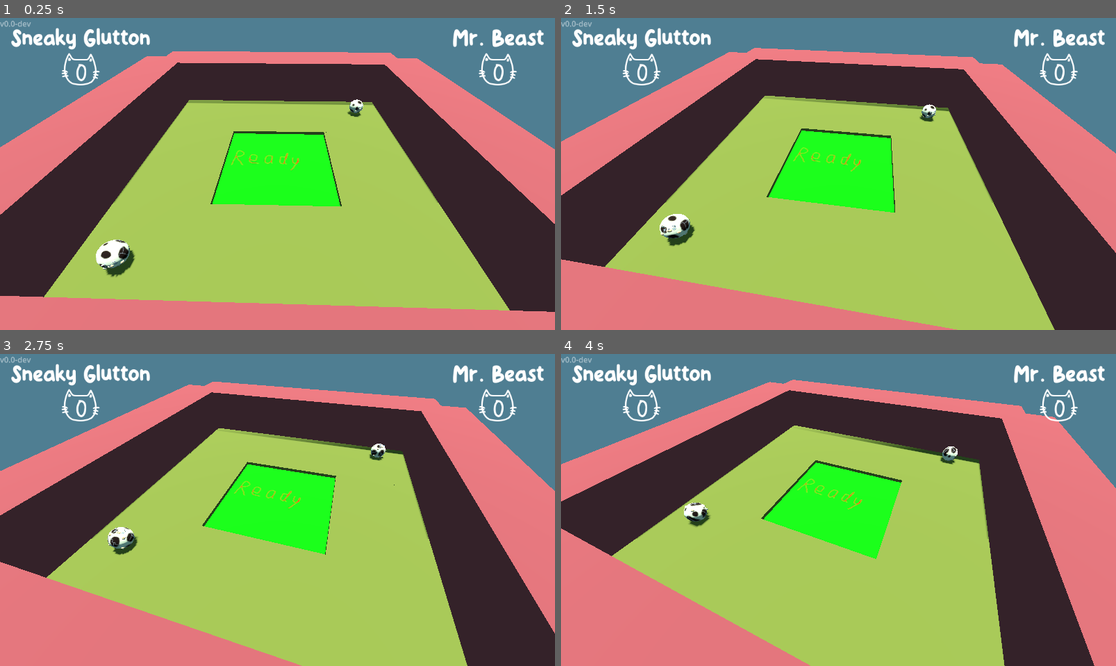
Above: before the commit, frames 1-4 (two rows, left to right).
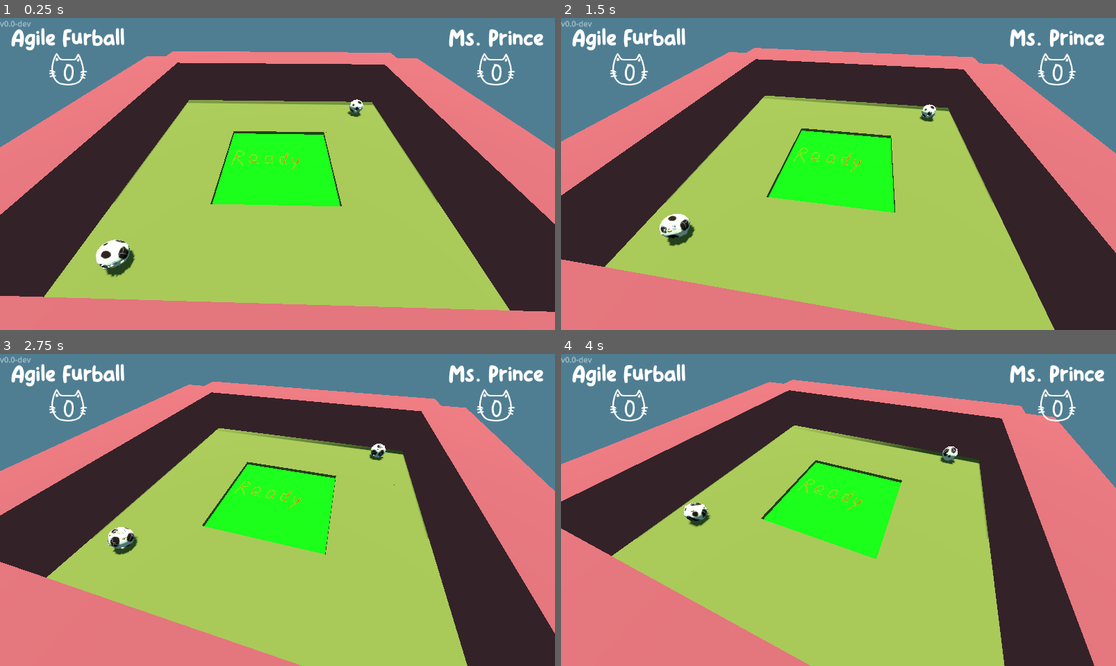
Above: after the commit, the same moments.

Repository: HedgeLizards/ggj24
Game: Godot game, scene res://scenes/main.tscn
Two runs of this game, one before a commit and one after it. Both use one fixed random seed, a clock stepped at 60 frames per second and the inputs below.
Inputs:
- Up to frame 1 (0.25 s): no input
- Up to frame 2 (1.5 s): tap Enter at 0.5 s; tap W (join_0) at 0.6 s; tap Up (join_1) at 1.35 s
- Up to frame 3 (2.75 s): tap Enter at 2.1 s
- Up to frame 4 (4 s): tap W (join_0) at 2.85 s; tap Up (join_1) at 3.6 s

The runs differ from the first frame. In frame 1, 1.9% of the frame differs, in the area x 2-98%, y 3-22%; in frame 2, 1.9%; in frame 3, 1.9%; in frame 4, 1.9%.

Commit message:
Add more cat names and a wetness UI indicator

Diff:
--- a/code/main.gd
+++ b/code/main.gd
@@ -4,7 +4,7 @@
 enum State { LOBBY, PLAYING }
 
 var state: State = State.LOBBY
-var dry_players
+var dry_players = 0
 
 var levels = [
 	preload("res://scenes/levels/dont_fall.tscn"),
--- a/code/ui.gd
+++ b/code/ui.gd
@@ -1,50 +1,12 @@
 extends CanvasLayer
 
-const PREFIXES = [
-	'Agile',
-	'Big',
-	'Bouncing',
-	'Brave',
-	'Bumpy',
-	'Chunky',
-	'Fat',
-	'Mr.',
-	'Mrs.',
-	'Ms.',
-	'Purring',
-	'Smart',
-	'Sneaky',
-	'Sumo',
-	'The',
-	'Zooming',
-]
-
-const SUFFIXES = [
-	'Beast',
-	'Belly',
-	'Cat',
-	'Cathy',
-	'Cutie',
-	'Fluffball',
-	'Glutton',
-	'Kitten',
-	'Kitty',
-	'Meower',
-	'Mittens',
-	'Prince',
-	'Princess',
-	'Puss',
-	'Pussy',
-	'Roller',
-]
-
-@onready var v_box_containers = [$Player1, $Player2, $Player3, $Player4]
+@onready var players = [$Player1, $Player2, $Player3, $Player4]
 
 func _ready():
 	var screen_scale = DisplayServer.screen_get_scale()
 
-	for v_box_container in v_box_containers:
-		for label in [v_box_container.get_node('Name'), v_box_container.get_node('Score')]:
+	for player in players:
+		for label in [player.get_node('Name'), player.get_node('Score')]:
 			label.add_theme_font_size_override('font_size',
 				label.get_theme_font_size('font_size') * screen_scale
 			)
@@ -56,16 +18,21 @@
 	InputHandler.player_left.connect(remove_player)
 
 func add_player(index):
-	v_box_containers[index].get_node('Name').text = PREFIXES.pick_random() + ' ' + SUFFIXES.pick_random()
-	v_box_containers[index].get_node('Score').text = '0'
-
-	v_box_containers[index].visible = true
+	players[index].visible = true
 
 func remove_player(index):
-	v_box_containers[index].visible = false
+	players[index].visible = false
 
 func update_player_dry(index, dry):
-	pass
+	players[index].dry = dry
 
 func update_player_score(index, score):
-	v_box_containers[index].get_node('Score').text = str(score)
+	var label = players[index].get_node('Score')
+
+	label.text = str(score)
+	label.pivot_offset = label.size / 2
+
+	var tween = create_tween().set_trans(Tween.TRANS_SINE)
+
+	tween.tween_property(label, 'scale', Vector2.ONE * 1.5, 0.2)
+	tween.tween_property(label, 'scale', Vector2.ONE, 0.2)
--- /dev/null
+++ b/code/ui_player.gd
@@ -0,0 +1,70 @@
+extends VBoxContainer
+
+const PREFIXES = [
+	'Agile',
+	'Big',
+	'Bouncing',
+	'Brave',
+	'Bumpy',
+	'Chunky',
+	'Fat',
+	'Mr.',
+	'Mrs.',
+	'Ms.',
+	'Majestic',
+	'Murder',
+	'Notorious',
+	'Purring',
+	'Smart',
+	'Sneaky',
+	'Sumo',
+	'The',
+	'Tiny',
+	'Zooming',
+]
+
+const SUFFIXES = [
+	'Beast',
+	'Belly',
+	'Cat',
+	'Cathy',
+	'Cutie',
+	'Destroyer',
+	'Fluffball',
+	'Furball',
+	'Glutton',
+	'Kitten',
+	'Kitty',
+	'Meower',
+	'Mittens',
+	'Prince',
+	'Princess',
+	'Puss',
+	'Pussy',
+	'Rascal',
+	'Roller',
+	'Trickster',
+]
+
+var cat_name
+var dry = true:
+	set(value):
+		dry = value
+
+		queue_redraw()
+
+func _on_visibility_changed():
+	if !visible:
+		return
+
+	cat_name = PREFIXES.pick_random() + ' ' + SUFFIXES.pick_random()
+
+	$Name.text = cat_name
+	$Score.text = '0'
+
+func _draw():
+	if dry:
+		return
+
+	draw_line(Vector2.ZERO, size, Color.WHITE, 5, true)
+	draw_line(Vector2(size.x, 0), Vector2(0, size.y), Color.WHITE, 5, true)
--- a/scenes/ui.tscn
+++ b/scenes/ui.tscn
@@ -1,18 +1,21 @@
-[gd_scene load_steps=4 format=3 uid="uid://caltol35o78ta"]
+[gd_scene load_steps=5 format=3 uid="uid://caltol35o78ta"]
 
 [ext_resource type="Script" path="res://code/ui.gd" id="1_d3axd"]
 [ext_resource type="FontFile" uid="uid://d322quqpvquoi" path="res://fonts/KiddosyfreeRegular-GOEag.otf" id="1_i4sjb"]
+[ext_resource type="Script" path="res://code/ui_player.gd" id="2_4saye"]
 [ext_resource type="FontFile" uid="uid://baicblg7y4hrc" path="res://fonts/MeowsNepilRegular-Yzvwa.ttf" id="3_krgwb"]
 
 [node name="UI" type="CanvasLayer"]
 script = ExtResource("1_d3axd")
 
 [node name="Player1" type="VBoxContainer" parent="."]
+visible = false
 anchors_preset = -1
 anchor_left = 0.02
 anchor_top = 0.02
 anchor_right = 0.02
 anchor_bottom = 0.02
+script = ExtResource("2_4saye")
 
 [node name="Name" type="Label" parent="Player1"]
 layout_mode = 2
@@ -27,12 +30,14 @@
 horizontal_alignment = 1
 
 [node name="Player2" type="VBoxContainer" parent="."]
+visible = false
 anchors_preset = -1
 anchor_left = 0.98
 anchor_top = 0.02
 anchor_right = 0.98
 anchor_bottom = 0.02
 grow_horizontal = 0
+script = ExtResource("2_4saye")
 
 [node name="Name" type="Label" parent="Player2"]
 layout_mode = 2
@@ -47,12 +52,14 @@
 horizontal_alignment = 1
 
 [node name="Player3" type="VBoxContainer" parent="."]
+visible = false
 anchors_preset = -1
 anchor_left = 0.02
 anchor_top = 0.98
 anchor_right = 0.02
 anchor_bottom = 0.98
 grow_vertical = 0
+script = ExtResource("2_4saye")
 
 [node name="Name" type="Label" parent="Player3"]
 layout_mode = 2
@@ -67,6 +74,7 @@
 horizontal_alignment = 1
 
 [node name="Player4" type="VBoxContainer" parent="."]
+visible = false
 anchors_preset = -1
 anchor_left = 0.98
 anchor_top = 0.98
@@ -74,6 +82,7 @@
 anchor_bottom = 0.98
 grow_horizontal = 0
 grow_vertical = 0
+script = ExtResource("2_4saye")
 
 [node name="Name" type="Label" parent="Player4"]
 layout_mode = 2
@@ -86,3 +95,8 @@
 theme_override_fonts/font = ExtResource("3_krgwb")
 theme_override_font_sizes/font_size = 72
 horizontal_alignment = 1
+
+[connection signal="visibility_changed" from="Player1" to="Player1" method="_on_visibility_changed"]
+[connection signal="visibility_changed" from="Player2" to="Player2" method="_on_visibility_changed"]
+[connection signal="visibility_changed" from="Player3" to="Player3" method="_on_visibility_changed"]
+[connection signal="visibility_changed" from="Player4" to="Player4" method="_on_visibility_changed"]
